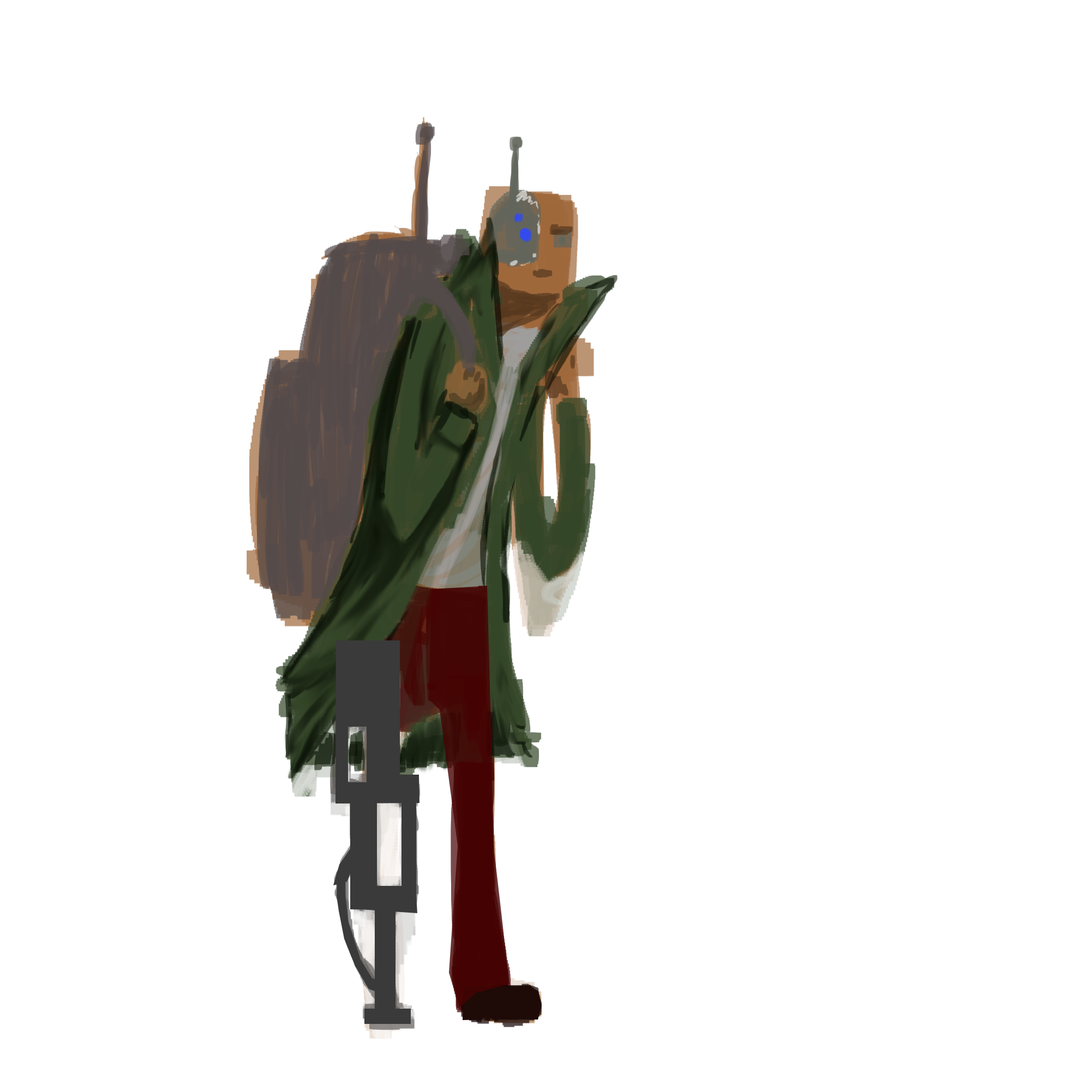
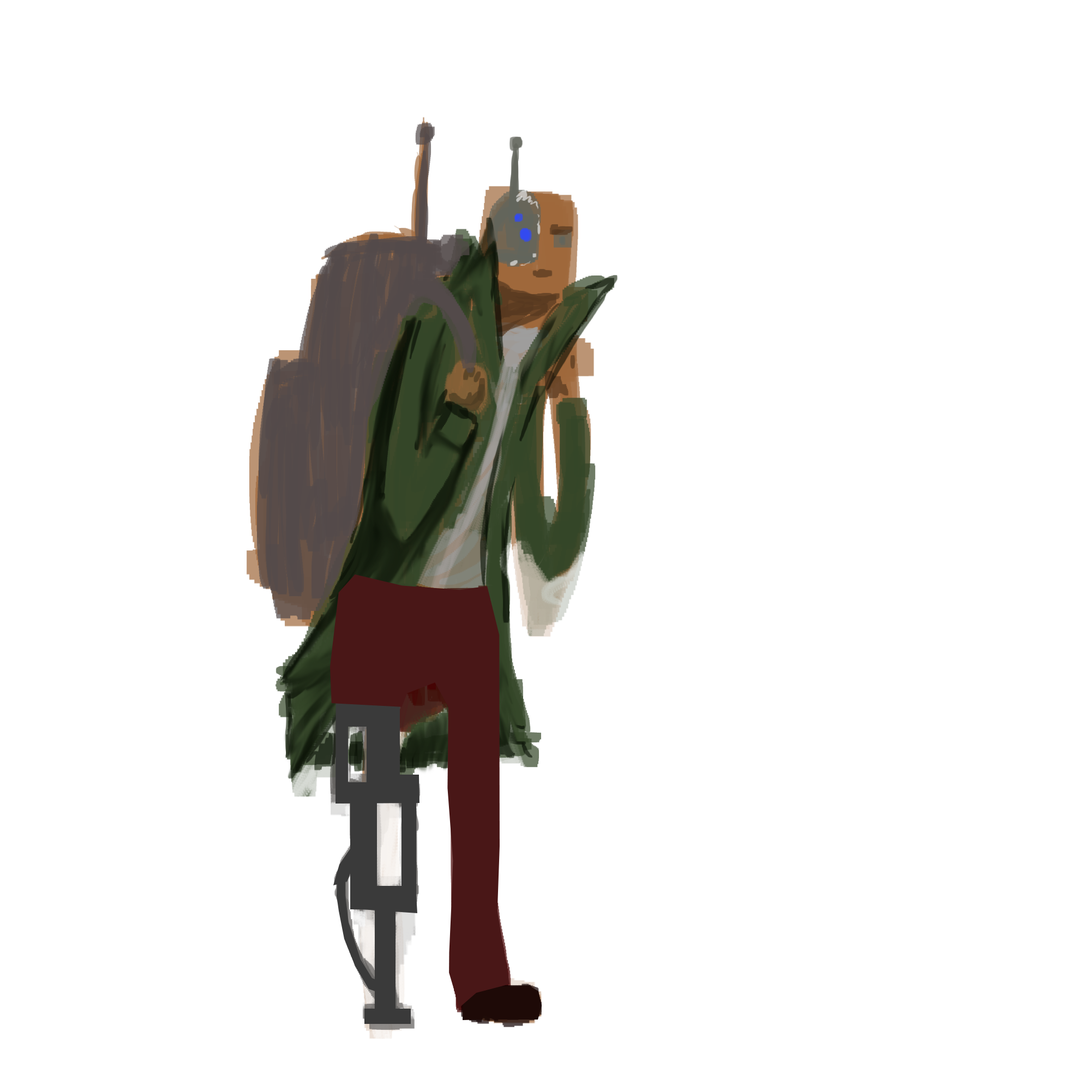
Layered file, before and after one edit (1091×1091). Changes by layer:
"Rectangle 2": opacity 80% → 100%, painted on it over 330, 574, 510, 1008
moved "Rectangle 1" into group "Group 2" over 333, 640, 420, 708
